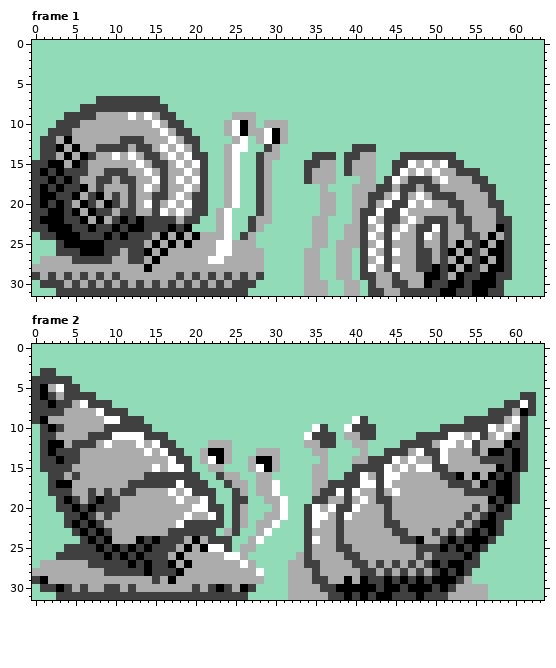
Two states of a pixel-art file, images/NewecreatureSprites_32x32.aseprite. That is the earlier state.
64x32 pixels, 32 frames. Colours within 5 levels of each other are drawn and written as one. Shown: frame 1, frame 2. The commit also changed other frames, which this record leaves out.
And afterwards:
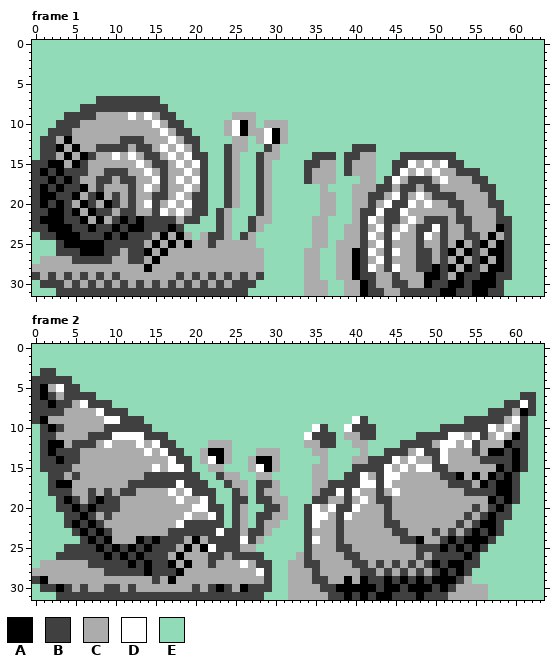
Palette (. is transparent): A #000000  B #404040  C #acacac  D #ffffff  E #92dbb8
Difference:
Frame 1:
Colour E gives way to colour A in rows 26 to 29 at x 40; in rows 30 to 31 at x 41.
Colour C gives way to colour B in rows 13 to 20 at x 24; in rows 21 to 23 at x 23; in row 24 at x 22 to 23; in row 25 at x 22.
Colour D gives way to colour C in row 12 at x 26; in row 13 at x 25 to 26; in rows 14 to 20 at x 25; in rows 21 to 24 at x 24; in rows 25 to 26 at x 23 to 24; in row 27 at x 22 to 23.
Colour A gives way to colour E in row 23 at x 19; in row 24 at x 20.
Frame 2:
Colour C gives way to colour B in row 17 at x 28 to 29; in row 18 at x 28; in row 19 at x 29; in row 20 at x 30; in row 21 at x 29; in row 22 at x 28.
Colour C gives way to colour B in row 23 at x 24 and 28; in row 24 at x 27; in row 26 at x 22 to 23 and 26; in row 27 at x 22.
Colour D gives way to colour B in row 25 at x 23; in row 26 at x 25.
Colour E gives way to colour B in row 19 at x 28; in row 20 at x 29; in row 21 at x 28; in row 23 at x 27; in rows 24 to 25 at x 25; in row 26 at x 27 to 28.
Colour E gives way to colour B in row 27 at x 28 to 29; in rows 28 to 29 at x 29; in row 30 at x 28 to 29; in row 31 at x 27 to 28.
Colour D gives way to colour C in rows 17 to 18 at x 30; in rows 19 to 21 at x 31; in row 22 at x 30; in row 23 at x 29; in row 24 at x 28; in row 26 at x 24.
Colour E gives way to colour C in row 23 at x 26.
Colour E gives way to colour D in row 23 at x 23; in row 24 at x 26.
